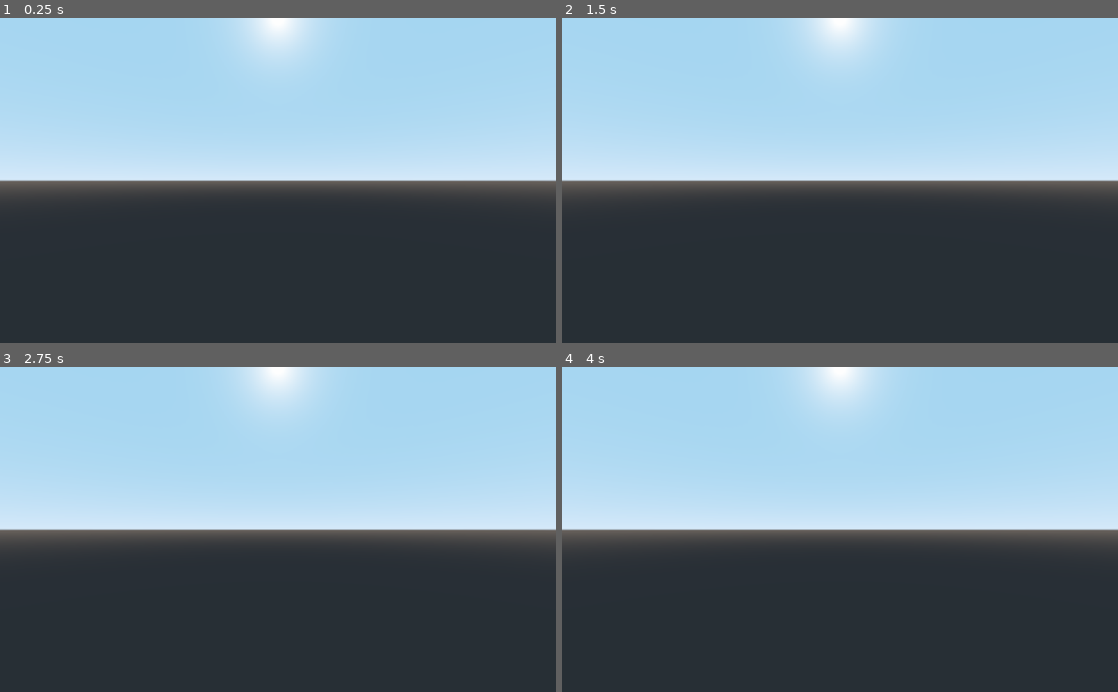
Above: before the commit, frames 1-4 (two rows, left to right).
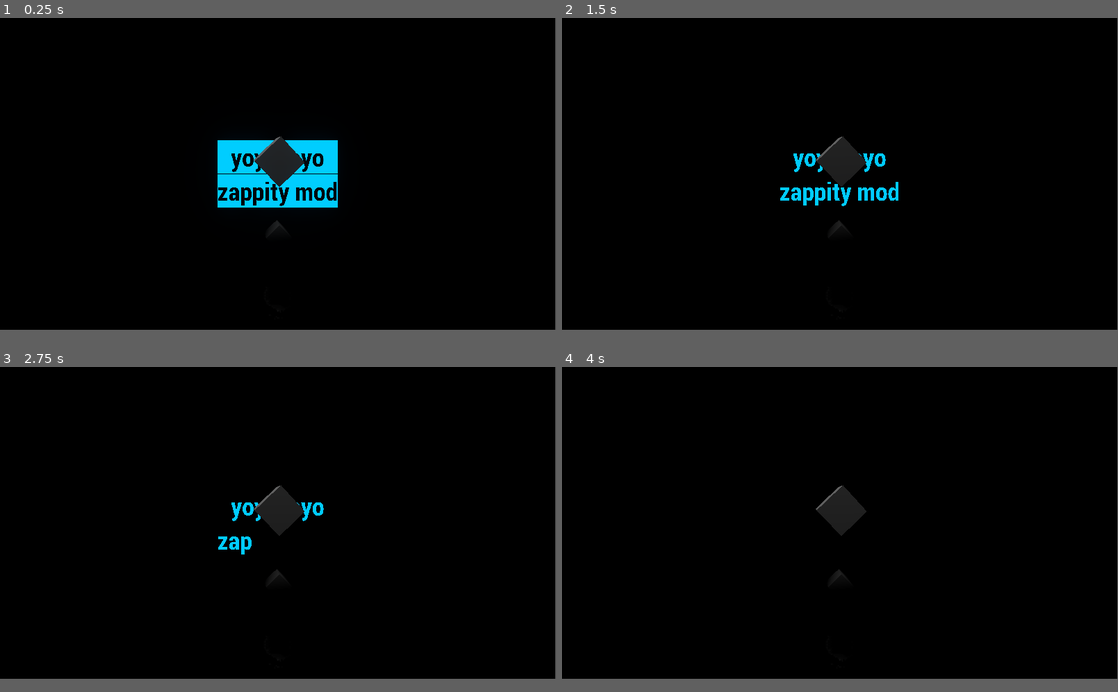
Above: after the commit, the same moments.

Repository: X-Funkin/vs-Zappity-3DX-Demo
Game: Godot game, scene res://Main3D.tscn
Same seed, same stepped clock (60 frames per second), same inputs: the game is played once before the commit and once after it. Before the commit the project has no main scene; this scene is started directly in both runs.
Inputs:
- Up to frame 1 (0.25 s): no input
- Up to frame 2 (1.5 s): tap Enter (ui_accept) at 0.5, 1.35 s; hold Enter (ui_accept) 0.53-1.28 s
- Up to frame 3 (2.75 s): tap Enter (ui_accept) at 1.52, 1.82 s; hold Enter (ui_accept) from 2.03 s (still down)
- Up to frame 4 (4 s): release Enter (ui_accept) at 2.78 s; tap Enter (ui_accept) at 2.85, 3.02, 3.32 s; hold Enter (ui_accept) from 3.53 s (still down)
In our replay, the window is 800x468 before the commit and 799x449 after it. These sizes can differ from the game's own. Grey fills any space a smaller window leaves; there, only what the larger window draws over its background counts as a difference.

The runs differ from the first frame. In frame 1, 96% of the frame differs, in the area x 0-100%, y 0-96%; in frame 2, 96%; in frame 3, 96%; in frame 4, 96%.

Commit message:
basicvally text
BOTTOM TEXT

Diff:
--- a/Main2D.tscn
+++ b/Main2D.tscn
@@ -1,6 +1,11 @@
-[gd_scene format=2]
+[gd_scene load_steps=2 format=2]
+
+[ext_resource path="res://assets/scenes/Opening Text.tscn" type="PackedScene" id=1]
 
 [node name="Main2D" type="Node2D"]
 
 [node name="Camera2D" type="Camera2D" parent="."]
 current = true
+
+[node name="Opening Text" parent="." instance=ExtResource( 1 )]
+modulate = Color( 0, 0.55, 1, 1 )
--- /dev/null
+++ b/Main3D.gd
@@ -0,0 +1,19 @@
+extends Spatial
+
+
+# Declare member variables here. Examples:
+# var a = 2
+# var b = "text"
+
+
+# Called when the node enters the scene tree for the first time.
+func _ready():
+	pass # Replace with function body.
+
+func _input(event):
+	if event.is_action_pressed("ui_accept"):
+		print("yea event")
+		get_tree().call_group("Enter Recievers", "recieve_enter")
+# Called every frame. 'delta' is the elapsed time since the previous frame.
+#func _process(delta):
+#	pass
--- a/Main3D.tscn
+++ b/Main3D.tscn
@@ -1,6 +1,380 @@
-[gd_scene format=2]
+[gd_scene load_steps=37 format=2]
+
+[ext_resource path="res://Main2D.tscn" type="PackedScene" id=1]
+[ext_resource path="res://Main3D.gd" type="Script" id=2]
+
+[sub_resource type="PlaneMesh" id=9]
+size = Vector2( 20, 20 )
+
+[sub_resource type="VisualShaderNodeScalarUniform" id=31]
+uniform_name = "Depth"
+
+[sub_resource type="VisualShaderNodeScalarClamp" id=32]
+
+[sub_resource type="VisualShaderNodeScalarUniform" id=18]
+uniform_name = "Metallic"
+
+[sub_resource type="VisualShaderNodeScalarUniform" id=19]
+uniform_name = "Roughness"
+
+[sub_resource type="VisualShaderNodeScalarUniform" id=20]
+uniform_name = "Specular"
+
+[sub_resource type="VisualShaderNodeColorUniform" id=21]
+uniform_name = "Color"
+
+[sub_resource type="VisualShaderNodeScalarClamp" id=22]
+
+[sub_resource type="VisualShaderNodeScalarClamp" id=23]
+
+[sub_resource type="VisualShaderNodeScalarClamp" id=24]
+
+[sub_resource type="OpenSimplexNoise" id=33]
+period = 4.4
+
+[sub_resource type="NoiseTexture" id=34]
+as_normalmap = true
+noise = SubResource( 33 )
+
+[sub_resource type="VisualShaderNodeTexture" id=35]
+texture = SubResource( 34 )
+
+[sub_resource type="VisualShader" id=25]
+code = "shader_type spatial;
+render_mode specular_schlick_ggx;
+
+uniform float Metallic;
+uniform float Roughness;
+uniform float Specular;
+uniform sampler2D tex_frg_9;
+uniform float Depth;
+
+
+
+void vertex() {
+// Output:0
+
+}
+
+void fragment() {
+// ScalarUniform:2
+	float n_out2p0 = Metallic;
+
+// ScalarClamp:6
+	float n_in6p1 = 0.00000;
+	float n_in6p2 = 1.00000;
+	float n_out6p0 = clamp(n_out2p0, n_in6p1, n_in6p2);
+
+// ScalarUniform:3
+	float n_out3p0 = Roughness;
+
+// ScalarClamp:7
+	float n_in7p1 = 0.00000;
+	float n_in7p2 = 1.00000;
+	float n_out7p0 = clamp(n_out3p0, n_in7p1, n_in7p2);
+
+// ScalarUniform:4
+	float n_out4p0 = Specular;
+
+// ScalarClamp:8
+	float n_in8p1 = 0.00000;
+	float n_in8p2 = 1.00000;
+	float n_out8p0 = clamp(n_out4p0, n_in8p1, n_in8p2);
+
+// Texture:9
+	vec4 tex_frg_9_read = texture(tex_frg_9, UV.xy);
+	vec3 n_out9p0 = tex_frg_9_read.rgb;
+	float n_out9p1 = tex_frg_9_read.a;
+
+// ScalarUniform:10
+	float n_out10p0 = Depth;
+
+// ScalarClamp:11
+	float n_in11p1 = 0.00000;
+	float n_in11p2 = 1.00000;
+	float n_out11p0 = clamp(n_out10p0, n_in11p1, n_in11p2);
+
+// Output:0
+	METALLIC = n_out6p0;
+	ROUGHNESS = n_out7p0;
+	SPECULAR = n_out8p0;
+	NORMALMAP = n_out9p0;
+	NORMALMAP_DEPTH = n_out11p0;
+
+}
+
+void light() {
+// Output:0
+
+}
+"
+graph_offset = Vector2( -76, 111 )
+nodes/fragment/0/position = Vector2( 600, 140 )
+nodes/fragment/2/node = SubResource( 18 )
+nodes/fragment/2/position = Vector2( 20, 260 )
+nodes/fragment/3/node = SubResource( 19 )
+nodes/fragment/3/position = Vector2( 100, 340 )
+nodes/fragment/4/node = SubResource( 20 )
+nodes/fragment/4/position = Vector2( 40, 420 )
+nodes/fragment/5/node = SubResource( 21 )
+nodes/fragment/5/position = Vector2( 0, 80 )
+nodes/fragment/6/node = SubResource( 22 )
+nodes/fragment/6/position = Vector2( 280, 200 )
+nodes/fragment/7/node = SubResource( 23 )
+nodes/fragment/7/position = Vector2( 360, 280 )
+nodes/fragment/8/node = SubResource( 24 )
+nodes/fragment/8/position = Vector2( 360, 380 )
+nodes/fragment/9/node = SubResource( 35 )
+nodes/fragment/9/position = Vector2( 140, 480 )
+nodes/fragment/10/node = SubResource( 31 )
+nodes/fragment/10/position = Vector2( -20, 600 )
+nodes/fragment/11/node = SubResource( 32 )
+nodes/fragment/11/position = Vector2( 240, 540 )
+nodes/fragment/connections = PoolIntArray( 2, 0, 6, 0, 6, 0, 0, 2, 3, 0, 7, 0, 7, 0, 0, 3, 4, 0, 8, 0, 8, 0, 0, 4, 9, 0, 0, 8, 10, 0, 11, 0, 11, 0, 0, 9 )
+
+[sub_resource type="ShaderMaterial" id=10]
+shader = SubResource( 25 )
+shader_param/Metallic = 1.0
+shader_param/Roughness = 0.0
+shader_param/Specular = null
+shader_param/Depth = 0.046
+
+[sub_resource type="PlaneMesh" id=1]
+size = Vector2( 1.6, 0.9 )
+
+[sub_resource type="VisualShaderNodeScalarConstant" id=15]
+constant = 1.0
+
+[sub_resource type="VisualShaderNodeScalarOp" id=17]
+operator = 6
+
+[sub_resource type="VisualShaderNodeScalarConstant" id=26]
+constant = 1.0
+
+[sub_resource type="VisualShaderNodeScalarUniform" id=30]
+uniform_name = "AS"
+
+[sub_resource type="VisualShaderNodeGlobalExpression" id=5]
+size = Vector2( 383, 166 )
+expression = "uniform sampler2D Screen;"
+
+[sub_resource type="VisualShaderNodeExpression" id=6]
+size = Vector2( 505, 254 )
+expression = "vec4 n_tex_read = texture(Screen, uv.xy);
+rgb = n_tex_read.rgb;
+alpha = n_tex_read.a;"
+
+[sub_resource type="VisualShaderNodeInput" id=7]
+input_name = "uv"
+
+[sub_resource type="VisualShaderNodeVectorScalarMix" id=11]
+default_input_values = [ 0, Vector3( 0, 0, 0 ), 1, Vector3( 1, 1, 1 ), 2, 0.0 ]
+
+[sub_resource type="VisualShaderNodeScalarUniform" id=12]
+uniform_name = "Brightness"
+
+[sub_resource type="VisualShaderNodeColorConstant" id=13]
+constant = Color( 0, 0, 0, 0 )
+
+[sub_resource type="VisualShaderNodeScalarConstant" id=16]
+
+[sub_resource type="VisualShader" id=3]
+code = "shader_type spatial;
+render_mode depth_draw_alpha_prepass, cull_disabled, specular_disabled;
+
+uniform float Brightness;
+uniform float AS;
+
+
+// GlobalExpression:0
+	uniform sampler2D Screen;
+
+void vertex() {
+// Output:0
+
+}
+
+void fragment() {
+// Input:5
+	vec3 n_out5p0 = vec3(UV, 0.0);
+
+// Expression:4
+	vec3 n_out4p0;
+	float n_out4p1;
+	n_out4p0 = vec3(0.0, 0.0, 0.0);
+	n_out4p1 = 0.0;
+	{
+		vec4 n_tex_read = texture(Screen, n_out5p0.xy);
+		n_out4p0 = n_tex_read.rgb;
+		n_out4p1 = n_tex_read.a;
+	}
+
+// Scalar:10
+	float n_out10p0 = 1.000000;
+
+// Scalar:9
+	float n_out9p0 = 0.000000;
+
+// ScalarUniform:7
+	float n_out7p0 = Brightness;
+
+// ScalarOp:11
+	float n_in11p1 = 0.00000;
+	float n_out11p0 = max(n_out7p0, n_in11p1);
+
+// VectorScalarMix:6
+	vec3 n_in6p0 = vec3(0.00000, 0.00000, 0.00000);
+	vec3 n_out6p0 = mix(n_in6p0, n_out4p0, n_out11p0);
+
+// ScalarUniform:13
+	float n_out13p0 = AS;
+
+// Output:0
+	ALPHA = n_out4p1;
+	METALLIC = n_out10p0;
+	ROUGHNESS = n_out10p0;
+	SPECULAR = n_out9p0;
+	EMISSION = n_out6p0;
+	ALPHA_SCISSOR = n_out13p0;
+
+}
+
+void light() {
+// Output:0
+
+}
+"
+graph_offset = Vector2( -70, 106 )
+modes/cull = 2
+modes/depth_draw = 3
+modes/specular = 4
+nodes/fragment/0/position = Vector2( 520, 120 )
+nodes/fragment/3/node = SubResource( 5 )
+nodes/fragment/3/position = Vector2( -380, -40 )
+nodes/fragment/3/size = Vector2( 383, 166 )
+nodes/fragment/3/input_ports = ""
+nodes/fragment/3/output_ports = ""
+nodes/fragment/3/expression = "uniform sampler2D Screen;"
+nodes/fragment/4/node = SubResource( 6 )
+nodes/fragment/4/position = Vector2( -420, 220 )
+nodes/fragment/4/size = Vector2( 505, 254 )
+nodes/fragment/4/input_ports = "0,1,uv;"
+nodes/fragment/4/output_ports = "0,1,rgb;1,0,alpha;"
+nodes/fragment/4/expression = "vec4 n_tex_read = texture(Screen, uv.xy);
+rgb = n_tex_read.rgb;
+alpha = n_tex_read.a;"
+nodes/fragment/5/node = SubResource( 7 )
+nodes/fragment/5/position = Vector2( -660, 280 )
+nodes/fragment/6/node = SubResource( 11 )
+nodes/fragment/6/position = Vector2( 180, 200 )
+nodes/fragment/7/node = SubResource( 12 )
+nodes/fragment/7/position = Vector2( -140, 140 )
+nodes/fragment/8/node = SubResource( 13 )
+nodes/fragment/8/position = Vector2( 260, 60 )
+nodes/fragment/9/node = SubResource( 16 )
+nodes/fragment/9/position = Vector2( 140, 320 )
+nodes/fragment/10/node = SubResource( 15 )
+nodes/fragment/10/position = Vector2( 140, 380 )
+nodes/fragment/11/node = SubResource( 17 )
+nodes/fragment/11/position = Vector2( 40, 100 )
+nodes/fragment/12/node = SubResource( 26 )
+nodes/fragment/12/position = Vector2( 220, -20 )
+nodes/fragment/13/node = SubResource( 30 )
+nodes/fragment/13/position = Vector2( 160, 520 )
+nodes/fragment/connections = PoolIntArray( 5, 0, 4, 0, 4, 0, 6, 1, 9, 0, 0, 4, 10, 0, 0, 2, 10, 0, 0, 3, 7, 0, 11, 0, 11, 0, 6, 2, 6, 0, 0, 5, 13, 0, 0, 18, 4, 1, 0, 1 )
+
+[sub_resource type="ViewportTexture" id=8]
+viewport_path = NodePath("Viewport")
+
+[sub_resource type="ShaderMaterial" id=4]
+resource_local_to_scene = true
+shader = SubResource( 3 )
+shader_param/Brightness = 1.1
+shader_param/AS = 0.5
+shader_param/Screen = SubResource( 8 )
+
+[sub_resource type="Environment" id=14]
+background_mode = 1
+ss_reflections_enabled = true
+ss_reflections_max_steps = 256
+glow_enabled = true
+glow_blend_mode = 1
+glow_bicubic_upscale = true
+
+[sub_resource type="CubeMesh" id=27]
+size = Vector3( 0.2, 0.2, 0.2 )
+
+[sub_resource type="VisualShader" id=28]
+code = "shader_type spatial;
+render_mode specular_schlick_ggx;
+
+
+
+
+void vertex() {
+// Output:0
+
+}
+
+void fragment() {
+// Output:0
+
+}
+
+void light() {
+// Output:0
+
+}
+"
+graph_offset = Vector2( -116, 44 )
+
+[sub_resource type="ShaderMaterial" id=29]
+shader = SubResource( 28 )
 
 [node name="Main3D" type="Spatial"]
+script = ExtResource( 2 )
+
+[node name="Ground" type="CSGMesh" parent="."]
+transform = Transform( 1, 0, 0, 0, 1, 0, 0, 0, 1, 0, -1.07518, 0 )
+mesh = SubResource( 9 )
+material = SubResource( 10 )
 
 [node name="Camera" type="Camera" parent="."]
 current = true
+
+[node name="basic screen" type="CSGMesh" parent="."]
+transform = Transform( 2.11878, 0, 0, 0, 1.85229e-07, 2.11878, 0, -2.11878, 1.85229e-07, 0.00117779, 0, -2.00632 )
+mesh = SubResource( 1 )
+material = SubResource( 4 )
+
+[node name="Viewport" type="Viewport" parent="."]
+size = Vector2( 1920, 1080 )
+transparent_bg = true
+handle_input_locally = false
+usage = 0
+render_target_update_mode = 3
+
+[node name="Main2D" parent="Viewport" instance=ExtResource( 1 )]
+position = Vector2( 960, 540 )
+
+[node name="OmniLight" type="OmniLight" parent="."]
+transform = Transform( 1, 0, 0, 0, 1, 0, 0, 0, 1, 0, 6.1862, 0 )
+omni_range = 7.33978
+
+[node name="WorldEnvironment" type="WorldEnvironment" parent="."]
+environment = SubResource( 14 )
+
+[node name="CSGMesh" type="CSGMesh" parent="."]
+transform = Transform( 0.678046, 0.140721, -0.721423, -0.715328, -0.0993299, -0.691693, -0.168995, 0.985054, 0.0333113, 0, 0.0762547, -1.33583 )
+mesh = SubResource( 27 )
+material = SubResource( 29 )
+
+[node name="CSGMesh2" type="CSGMesh" parent="."]
+transform = Transform( 0.678046, 0.140721, -0.721423, -0.715328, -0.0993299, -0.691693, -0.168995, 0.985054, 0.0333113, 0, 0.0762547, -2.53147 )
+mesh = SubResource( 27 )
+material = SubResource( 29 )
+
+[node name="CSGMesh3" type="CSGMesh" parent="."]
+transform = Transform( 0.678046, 0.140721, -0.721423, -0.715328, -0.0993299, -0.691693, -0.168995, 0.985054, 0.0333113, 0, -0.691521, -2.53147 )
+mesh = SubResource( 27 )
+material = SubResource( 29 )
--- /dev/null
+++ b/assets/fonts/roboto/robotocondesedbold.tres
@@ -0,0 +1,4 @@
+[gd_resource type="DynamicFontData" format=2]
+
+[resource]
+font_path = "res://assets/fonts/roboto/RobotoCondensed-Bold.ttf"
--- /dev/null
+++ b/assets/scenes/Opening Text.tscn
@@ -0,0 +1,185 @@
+[gd_scene load_steps=5 format=2]
+
+[ext_resource path="res://assets/fonts/roboto/robotocondesedbold.tres" type="DynamicFontData" id=1]
+[ext_resource path="res://assets/scripts/Text Holder.gd" type="Script" id=2]
+
+[sub_resource type="DynamicFont" id=1]
+size = 128
+font_data = ExtResource( 1 )
+
+[sub_resource type="Animation" id=2]
+resource_name = "Print Text"
+length = 1.5
+step = 0.0166667
+tracks/0/type = "value"
+tracks/0/path = NodePath("BOTTOM TEXT:visible")
+tracks/0/interp = 1
+tracks/0/loop_wrap = true
+tracks/0/imported = false
+tracks/0/enabled = true
+tracks/0/keys = {
+"times": PoolRealArray( 0, 0.666667 ),
+"transitions": PoolRealArray( 1, 1 ),
+"update": 1,
+"values": [ false, true ]
+}
+tracks/1/type = "value"
+tracks/1/path = NodePath("Top Text:percent_visible")
+tracks/1/interp = 1
+tracks/1/loop_wrap = true
+tracks/1/imported = false
+tracks/1/enabled = true
+tracks/1/keys = {
+"times": PoolRealArray( 0, 0.1 ),
+"transitions": PoolRealArray( 1, 1 ),
+"update": 0,
+"values": [ 0.0, 1.0 ]
+}
+tracks/2/type = "value"
+tracks/2/path = NodePath("BOTTOM TEXT:percent_visible")
+tracks/2/interp = 1
+tracks/2/loop_wrap = true
+tracks/2/imported = false
+tracks/2/enabled = true
+tracks/2/keys = {
+"times": PoolRealArray( 0, 0.666667, 0.766667 ),
+"transitions": PoolRealArray( 1, 1, 1 ),
+"update": 0,
+"values": [ 0.0, 0.0, 1.0 ]
+}
+tracks/3/type = "value"
+tracks/3/path = NodePath("Top Text/Text Highlight Color:visible")
+tracks/3/interp = 1
+tracks/3/loop_wrap = true
+tracks/3/imported = false
+tracks/3/enabled = true
+tracks/3/keys = {
+"times": PoolRealArray( 0, 1.33333 ),
+"transitions": PoolRealArray( 1, 1 ),
+"update": 1,
+"values": [ false, true ]
+}
+tracks/4/type = "value"
+tracks/4/path = NodePath("Top Text:self_modulate")
+tracks/4/interp = 1
+tracks/4/loop_wrap = true
+tracks/4/imported = false
+tracks/4/enabled = true
+tracks/4/keys = {
+"times": PoolRealArray( 0, 1.33333 ),
+"transitions": PoolRealArray( 1, 1 ),
+"update": 1,
+"values": [ Color( 1, 1, 1, 1 ), Color( 0, 0, 0, 1 ) ]
+}
+tracks/5/type = "value"
+tracks/5/path = NodePath("BOTTOM TEXT:self_modulate")
+tracks/5/interp = 1
+tracks/5/loop_wrap = true
+tracks/5/imported = false
+tracks/5/enabled = true
+tracks/5/keys = {
+"times": PoolRealArray( 0, 1.33333 ),
+"transitions": PoolRealArray( 1, 1 ),
+"update": 1,
+"values": [ Color( 1, 1, 1, 1 ), Color( 0, 0, 0, 1 ) ]
+}
+tracks/6/type = "value"
+tracks/6/path = NodePath("BOTTOM TEXT/Text Highlight color:visible")
+tracks/6/interp = 1
+tracks/6/loop_wrap = true
+tracks/6/imported = false
+tracks/6/enabled = true
+tracks/6/keys = {
+"times": PoolRealArray( 0, 1.33333 ),
+"transitions": PoolRealArray( 1, 1 ),
+"update": 1,
+"values": [ false, true ]
+}
+tracks/7/type = "value"
+tracks/7/path = NodePath(".:visible")
+tracks/7/interp = 1
+tracks/7/loop_wrap = true
+tracks/7/imported = false
+tracks/7/enabled = true
+tracks/7/keys = {
+"times": PoolRealArray( 0, 1.5 ),
+"transitions": PoolRealArray( 1, 1 ),
+"update": 1,
+"values": [ true, false ]
+}
+
+[node name="Opening Text" type="Node2D"]
+
+[node name="Control" type="Control" parent="."]
+anchor_right = 1.0
+anchor_bottom = 1.0
+margin_right = 1920.0
+margin_bottom = 1080.0
+__meta__ = {
+"_edit_use_anchors_": false
+}
+
+[node name="CenterContainer" type="CenterContainer" parent="Control"]
+margin_right = 40.0
+margin_bottom = 40.0
+use_top_left = true
+__meta__ = {
+"_edit_use_anchors_": false
+}
+
+[node name="Text Holder" type="VBoxContainer" parent="Control/CenterContainer" groups=[
+"Enter Recievers",
+]]
+margin_left = -307.0
+margin_top = -172.0
+margin_right = 306.0
+margin_bottom = 172.0
+script = ExtResource( 2 )
+
+[node name="Top Text" type="Label" parent="Control/CenterContainer/Text Holder"]
+self_modulate = Color( 0, 0, 0, 1 )
+margin_right = 613.0
+margin_bottom = 170.0
+custom_fonts/font = SubResource( 1 )
+custom_colors/font_color = Color( 1, 1, 1, 1 )
+custom_colors/font_outline_modulate = Color( 1, 1, 1, 1 )
+text = "yoyoyoyo"
+align = 1
+valign = 1
+__meta__ = {
+"_edit_use_anchors_": false
+}
+
+[node name="Text Highlight Color" type="ColorRect" parent="Control/CenterContainer/Text Holder/Top Text"]
+show_behind_parent = true
+anchor_right = 1.0
+anchor_bottom = 1.0
+__meta__ = {
+"_edit_use_anchors_": false
+}
+
+[node name="BOTTOM TEXT" type="Label" parent="Control/CenterContainer/Text Holder"]
+self_modulate = Color( 0, 0, 0, 1 )
+margin_top = 174.0
+margin_right = 613.0
+margin_bottom = 344.0
+custom_fonts/font = SubResource( 1 )
+custom_colors/font_color = Color( 1, 1, 1, 1 )
+custom_colors/font_outline_modulate = Color( 1, 1, 1, 1 )
+text = "zappity mod"
+align = 1
+valign = 1
+__meta__ = {
+"_edit_use_anchors_": false
+}
+
+[node name="Text Highlight color" type="ColorRect" parent="Control/CenterContainer/Text Holder/BOTTOM TEXT"]
+show_behind_parent = true
+anchor_right = 1.0
+anchor_bottom = 1.0
+__meta__ = {
+"_edit_use_anchors_": false
+}
+
+[node name="TextAnim" type="AnimationPlayer" parent="Control/CenterContainer/Text Holder"]
+"anims/Print Text" = SubResource( 2 )
--- /dev/null
+++ b/assets/scripts/Text Holder.gd
@@ -0,0 +1,22 @@
+extends VBoxContainer
+
+
+# Declare member variables here. Examples:
+# var a = 2
+# var b = "text"
+
+
+# Called when the node enters the scene tree for the first time.
+func _ready():
+	pass # Replace with function body.
+
+func _input(event):
+	if event.is_action_pressed("ui_accept"):
+		print("yea event")
+		$TextAnim.play("Print Text")
+func recieve_enter():
+	print("yea enter")
+	$TextAnim.play("Print Text")
+# Called every frame. 'delta' is the elapsed time since the previous frame.
+#func _process(delta):
+#	pass
--- a/project.godot
+++ b/project.godot
@@ -11,7 +11,14 @@
 [application]
 
 config/name="Vs Zappity"
+run/main_scene="res://Main3D.tscn"
 config/icon="res://icon.png"
+
+[display]
+
+window/size/width=1920
+window/size/height=1080
+window/size/fullscreen=true
 
 [physics]
 
@@ -19,5 +26,4 @@
 
 [rendering]
 
-quality/driver/driver_name="GLES3"
 environment/default_environment="res://default_env.tres"
Binary file added: assets/fonts/roboto/Roboto-BlackItalic.ttf
Binary file added: assets/fonts/roboto/Roboto-Black_0.ttf
Binary file added: assets/fonts/roboto/Roboto-Bold.ttf
Binary file added: assets/fonts/roboto/Roboto-BoldItalic.ttf
Binary file added: assets/fonts/roboto/Roboto-Italic.ttf
Binary file added: assets/fonts/roboto/Roboto-Light.ttf
Binary file added: assets/fonts/roboto/Roboto-LightItalic.ttf
Binary file added: assets/fonts/roboto/Roboto-Medium.ttf
Binary file added: assets/fonts/roboto/Roboto-MediumItalic.ttf
Binary file added: assets/fonts/roboto/Roboto-Regular.ttf
Binary file added: assets/fonts/roboto/Roboto-Thin.ttf
Binary file added: assets/fonts/roboto/Roboto-ThinItalic.ttf
(and 6 more such lines)
